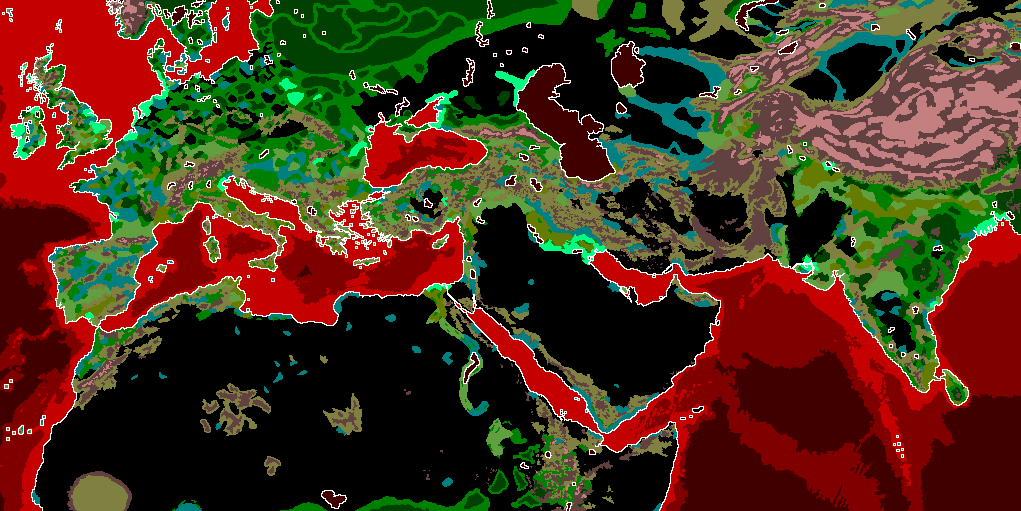
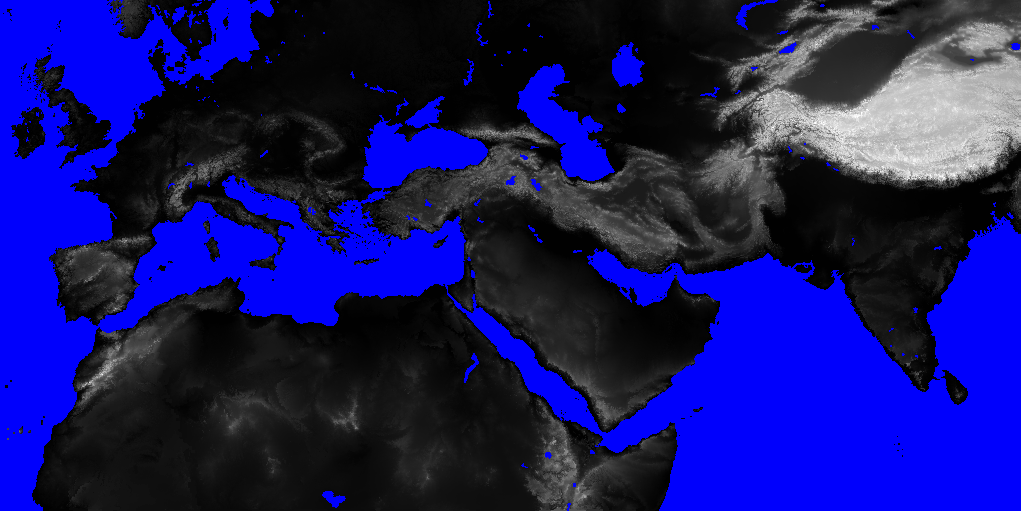
Comparing the layer stacks of the two 1021×511 images. Changes:
showed "map_heights", painted on it over [0, 0, 1021, 511]
painted on "map_ground_types" over [310, 188, 338, 224]
